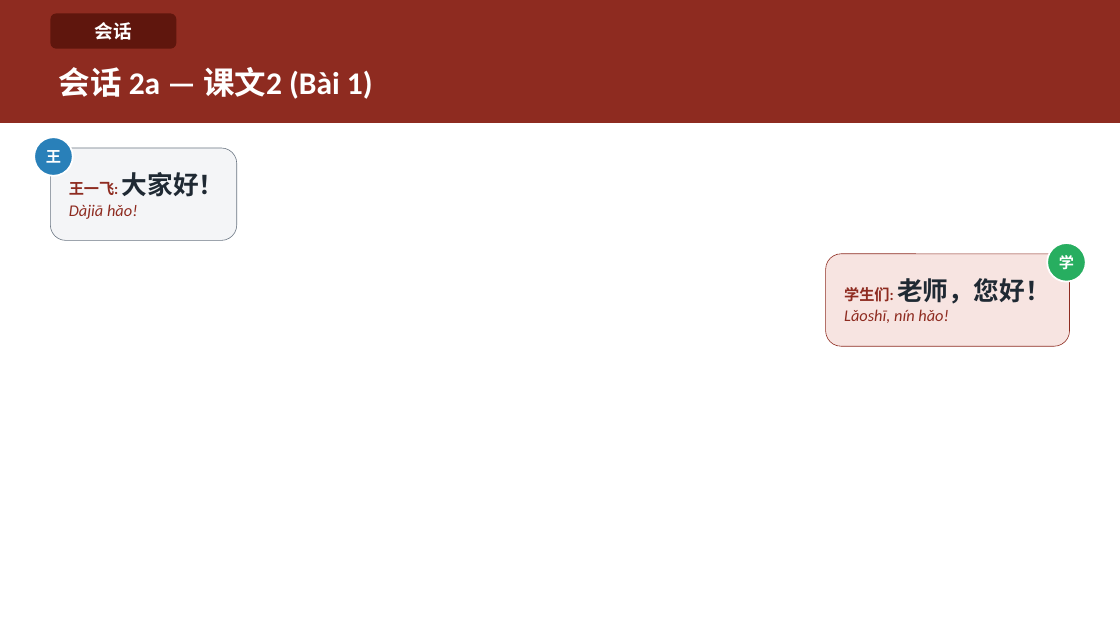
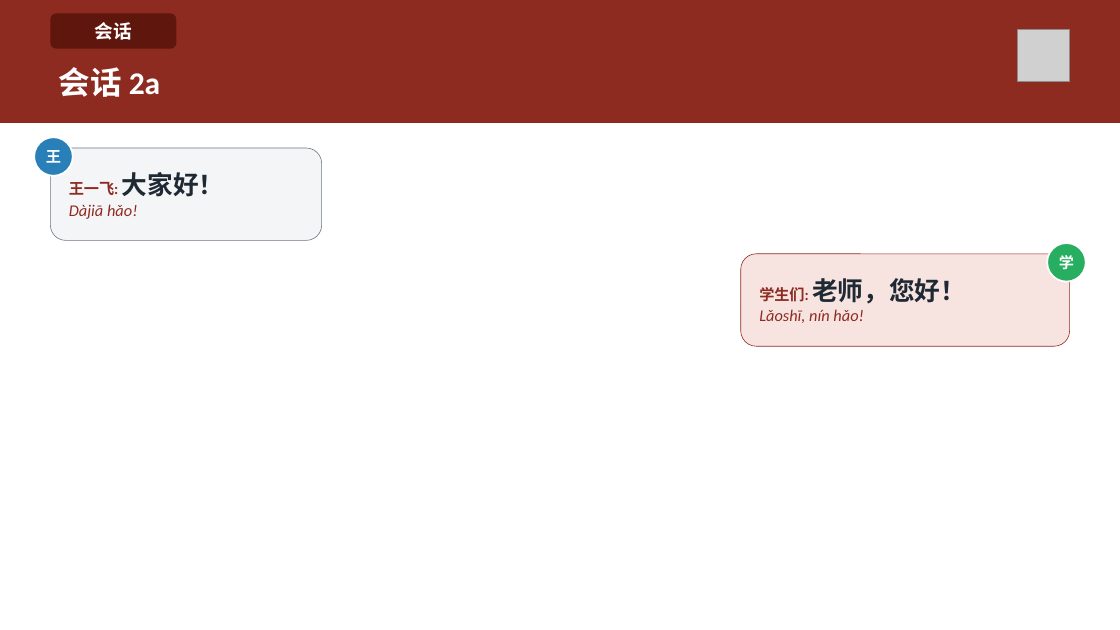
Before and after one commit to HuyenNguyen911/chinese-learning-os, a slide deck: slide 20 of output/hsk1/buoi02_chaohoi_lamquen/slide/Buoi-02-Chaohoi-Lamquen.pptx. Drawn at 1120x630 pixels with LibreOffice and Linux fonts; fonts in the diff are those of the drawing; grey boxes stand for pictures. Boxes give left, top, right and bottom in pixels: in the first picture for what was removed or moved away, otherwise in the second. Text is boxed around its words. In the diff, an @@ line names an element or a change of style, - is before the commit and + after.

```diff
--- a/output/hsk1/buoi02_chaohoi_lamquen/slide/Buoi-02-Chaohoi-Lamquen.pptx
+++ b/output/hsk1/buoi02_chaohoi_lamquen/slide/Buoi-02-Chaohoi-Lamquen.pptx
@@ picture added at (1017,29,1070,82) @@
@@ text at (59,67,160,97): text changed @@
-会话 2a — 课文2 (Bài 1)
+会话 2a
@@ rounded rectangle "王一飞: 大家好！": place and size @@
-rounded rectangle "王一飞: 大家好！" at (50,148,237,240)
+rounded rectangle "王一飞: 大家好！" at (50,148,322,240)
@@ rounded rectangle "学生们: 老师，您好！": place and size @@
-rounded rectangle "学生们: 老师，您好！" at (826,254,1070,346)
+rounded rectangle "学生们: 老师，您好！" at (741,254,1070,346)
```
Also in this commit, not shown: 22 other slides changed, 24 other files.
